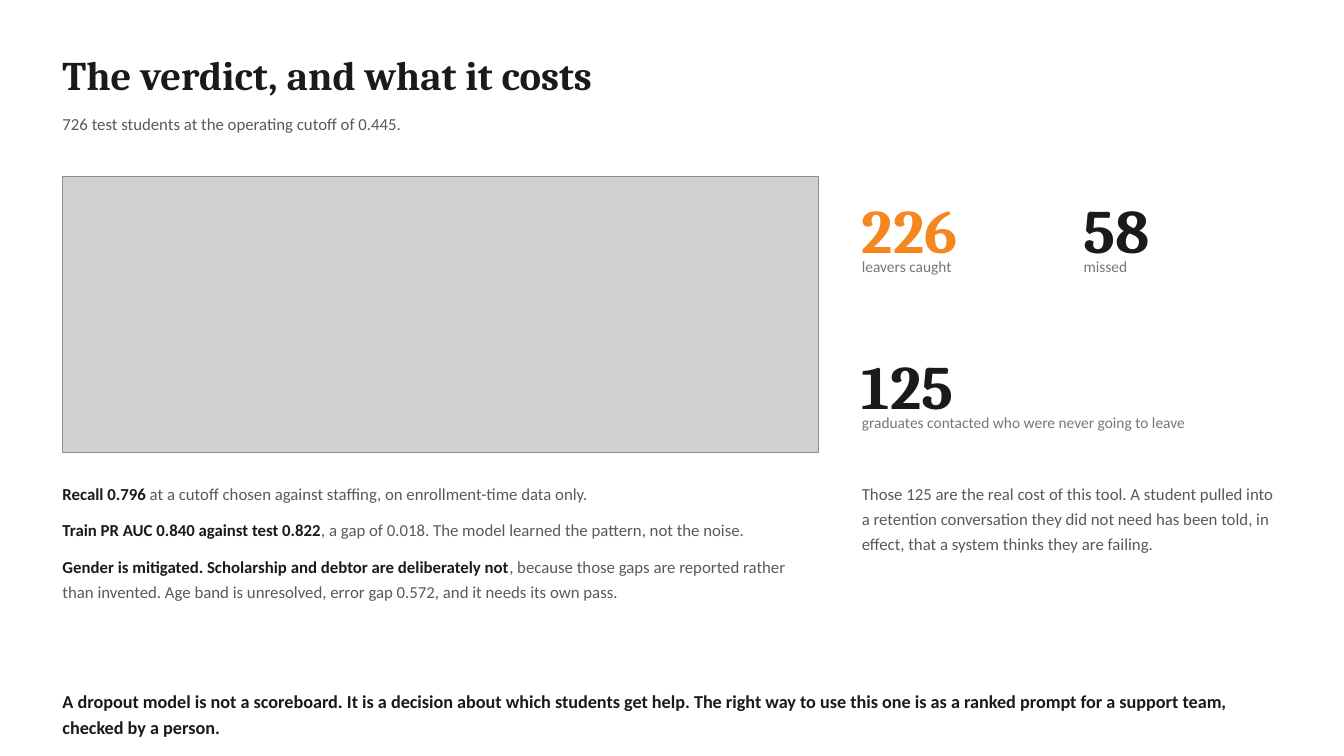
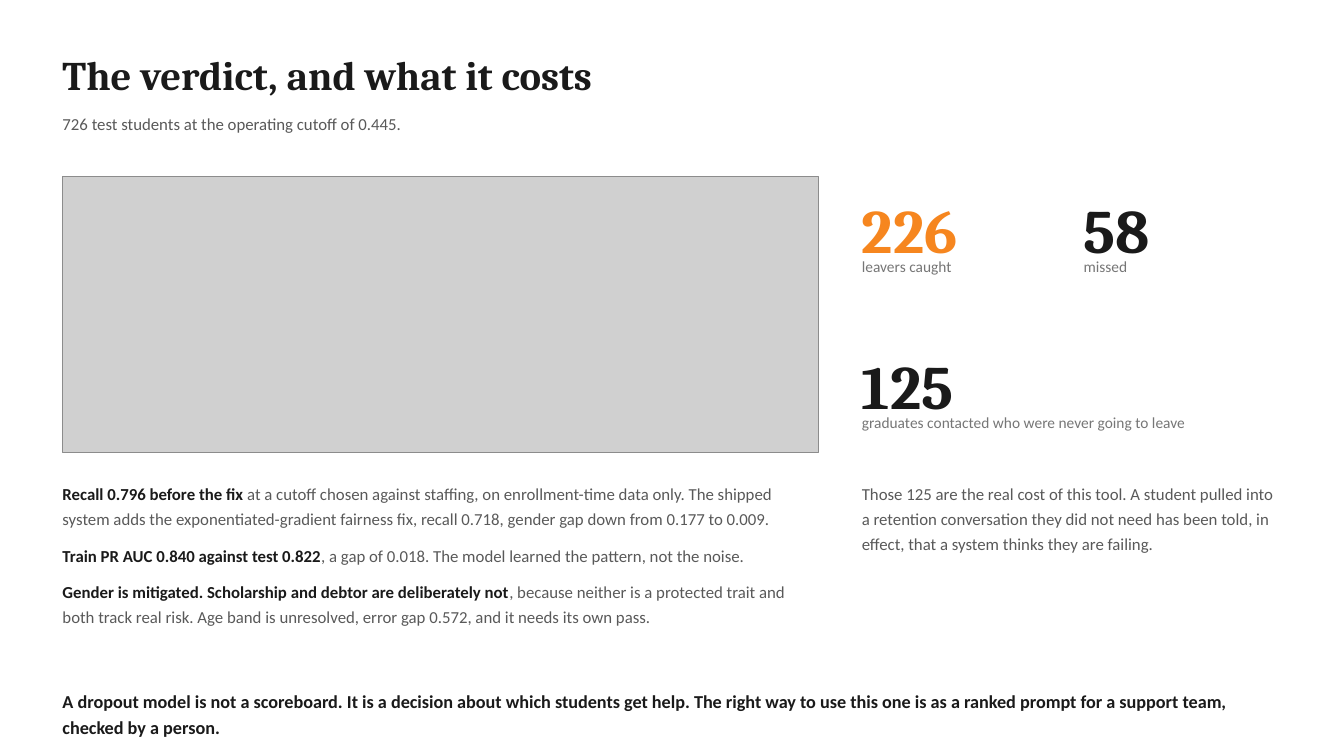
Before and after one commit to jeryldev/pgdaiml-capstone, a slide deck: slide 12 of presentations/technical.pptx. Drawn at 1344x756 pixels with LibreOffice and Linux fonts; fonts in the diff are those of the drawing; grey boxes stand for pictures. Boxes give left, top, right and bottom in pixels: in the first picture for what was removed or moved away, otherwise in the second. Text is boxed around its words. In the diff, an @@ line names an element or a change of style, - is before the commit and + after.

Commit message:
fix: reconcile shipped model across artifacts and close review gaps

```diff
--- a/presentations/technical.pptx
+++ b/presentations/technical.pptx
@@ text at bbox=[62, 488, 772, 528]: text changed @@
-Recall 0.796 at a cutoff chosen against staffing, on enrollment-time data only.
+Recall 0.796 before the fix at a cutoff chosen against staffing, on enrollment-time data only. The shipped system adds the exponentiated-gradient fairness fix, recall 0.718, gender gap down from 0.177 to 0.009.
@@ text at bbox=[62, 586, 785, 626]: text changed @@
-Gender is mitigated. Scholarship and debtor are deliberately not, because those gaps are reported rather than invented. Age band is unresolved, error gap 0.572, and it needs its own pass.
+Gender is mitigated. Scholarship and debtor are deliberately not, because neither is a protected trait and both track real risk. Age band is unresolved, error gap 0.572, and it needs its own pass.
```
Also in this commit, not shown: 4 other slides changed, 10 other files.
